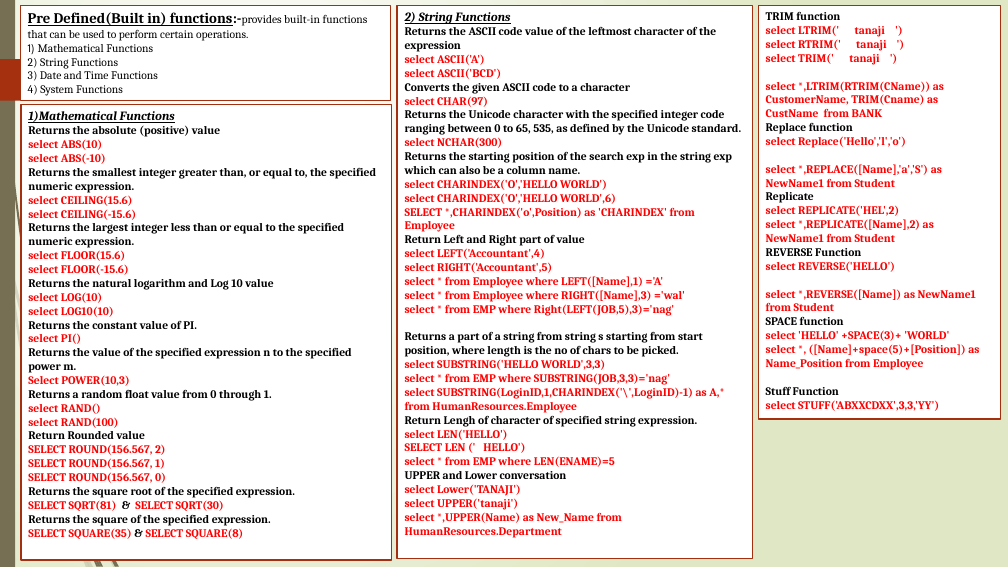
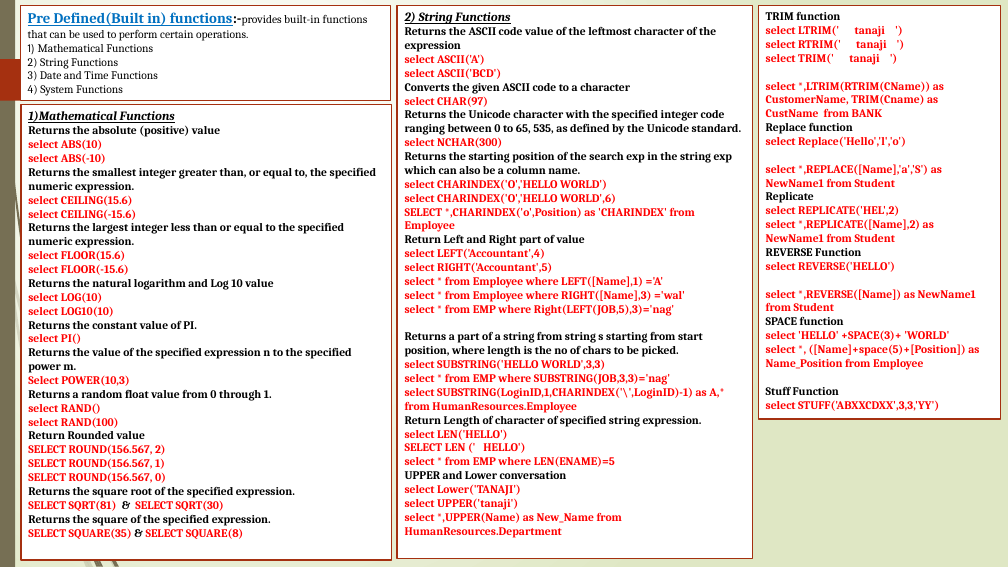
Before and after one commit to tanajisulagave/SQL-Server, a slide deck: slide 18 of SQL Server/SQL_PPT.pptx. Drawn at 1008x567 pixels with LibreOffice and Linux fonts; fonts in the diff are those of the drawing. Boxes give left, top, right and bottom in pixels: in the first picture for what was removed or moved away, otherwise in the second. Text is boxed around its words. In the diff, an @@ line names an element or a change of style, - is before the commit and + after.

```diff
--- a/SQL Server/SQL_PPT.pptx
+++ b/SQL Server/SQL_PPT.pptx
@@ text in rectangle at (28, 12, 368, 41): text colour #000000 to #0070C0 in "Pre Defined(Built in) functions:-provides" @@
@@ text in rectangle at (405, 416, 702, 427): text changed @@
-Return Lengh of character of specified string expression.
+Return Length of character of specified string expression.
```
Also in this commit, not shown: 4 other slides changed, 3 slides added.
